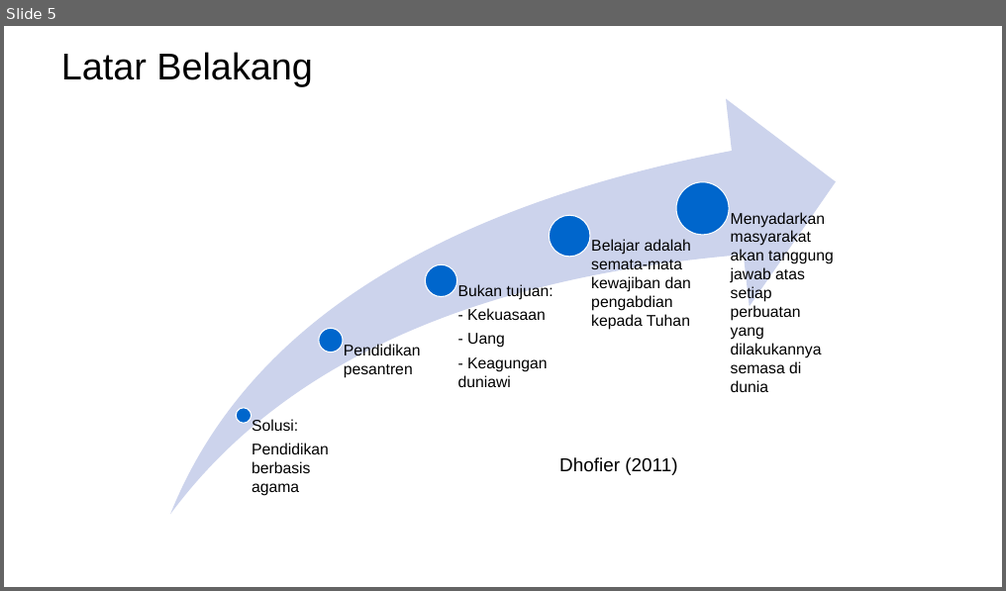
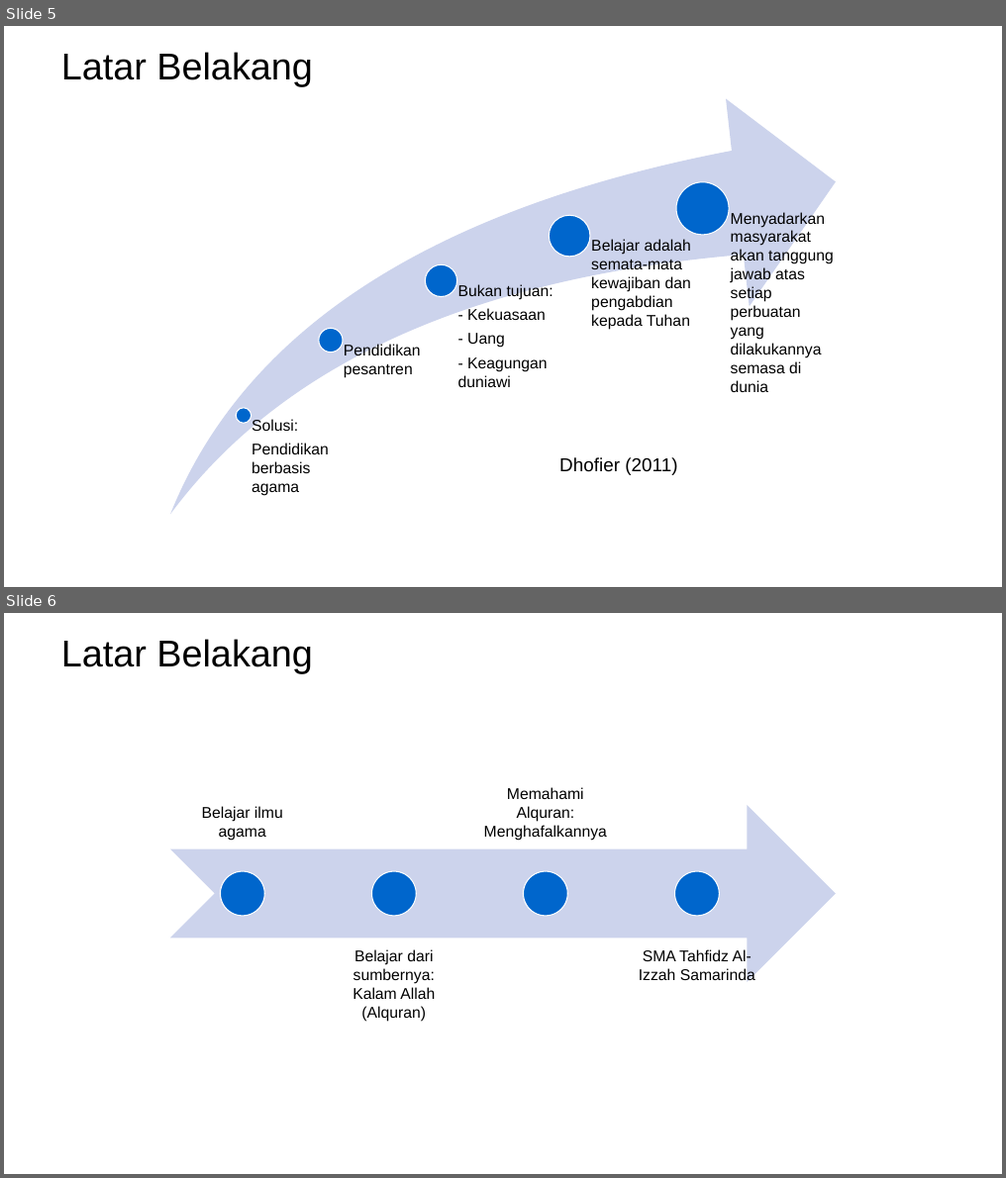
Before and after one commit to mzaini30/skripsi, a slide deck: seminar proposal.pptx. Shown one above the other, each under a label of ours: slide 5 before the commit, slides 5 and 6 after it. The pictures are 1006x591 and 1006x1178 pixels, drawn with LibreOffice and Linux fonts; fonts in the diff are those of the drawing; background and template pictures are left out. Boxes give left, top, right and bottom in pixels: in the first picture for what was removed or moved away, otherwise in the second. Text is boxed around its words. In the diff, an @@ line names an element or a change of style, - is before the commit and + after.

```diff
--- a/seminar proposal.pptx
+++ b/seminar proposal.pptx
@@ slide 6 added at (x1=4, y1=613, x2=1002, y2=1174), background picture (left out) @@
@@ title added at (x1=61, y1=639, x2=313, y2=674), 36 pt, text #000000 @@
+Latar Belakang
@@ group added at (x1=170, y1=787, x2=836, y2=1022): 4 texts, 4 ellipses, 1 notched right arrow @@
+Belajar ilmu agama
+Belajar dari sumbernya: Kalam Allah (Alquran)
+Memahami Alquran: Menghafalkannya
+SMA Tahfidz Al-Izzah Samarinda
```
Also in this commit, not shown: 3 other files.
